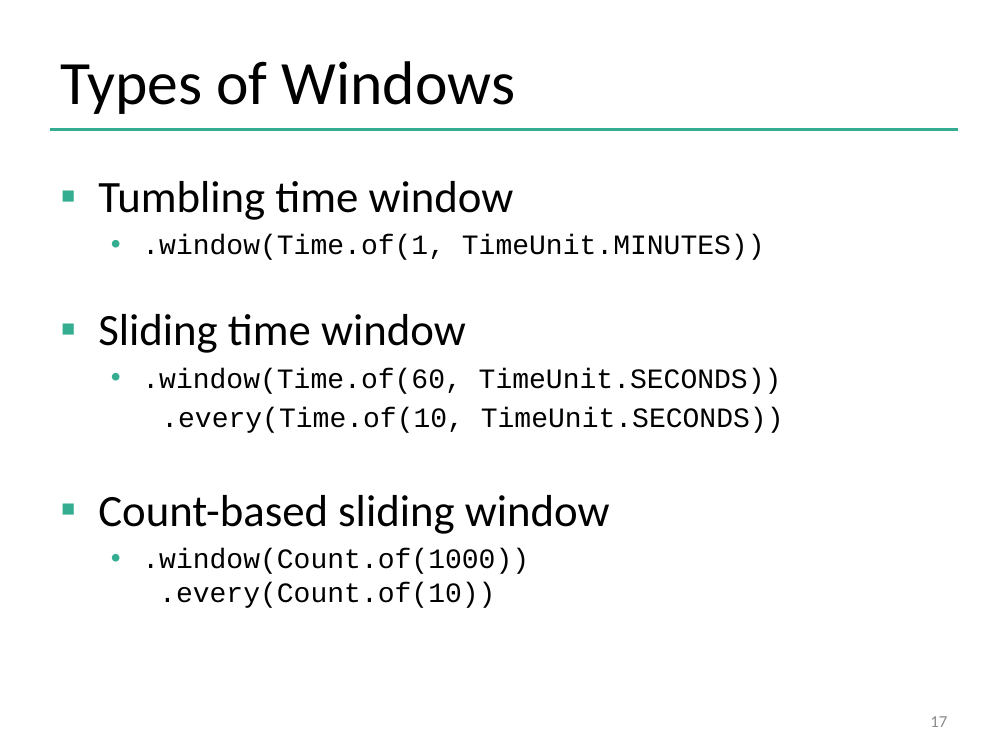
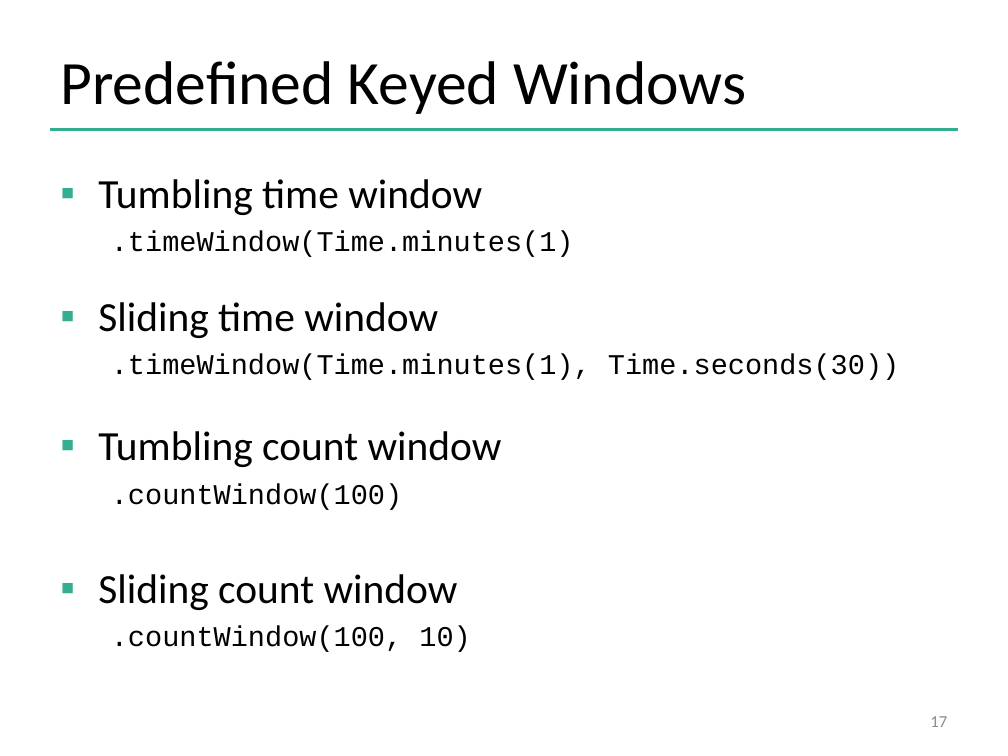
Before and after one commit to dataArtisans/flink-training-web, a slide deck: slide 17 of slides/flink_stream_advanced.pptx. Drawn at 1008x756 pixels with LibreOffice and Linux fonts; fonts in the diff are those of the drawing; background and template pictures are left out. Boxes give left, top, right and bottom in pixels: in the first picture for what was removed or moved away, otherwise in the second. Text is boxed around its words. In the diff, an @@ line names an element or a change of style, - is before the commit and + after.

```diff
--- a/slides/flink_stream_advanced.pptx
+++ b/slides/flink_stream_advanced.pptx
@@ title at (60, 61, 746, 114): text changed @@
-Types of Windows
+Predefined Keyed Windows
@@ text at (98, 179, 482, 338): size 32 to 29.6 pt in "Tumbling time window", "Sliding time window" @@
@@ text at (111, 231, 574, 257): text changed; size 20 to 20.4 pt @@
-  • .window(Time.of(1, TimeUnit.MINUTES))
+  .timeWindow(Time.minutes(1)
@@ text at (98, 353, 899, 652): text changed; size 20 to 20.4 pt @@
-  • .window(Time.of(60, TimeUnit.SECONDS))
-  .every(Time.of(10, TimeUnit.SECONDS))
-▪ Count-based sliding window
-  • .window(Count.of(1000))
-    .every(Count.of(10))
+  .timeWindow(Time.minutes(1), Time.seconds(30))
+▪ Tumbling count window
+  .countWindow(100)
+▪ Sliding count window
+  .countWindow(100, 10)
```
Also in this commit, not shown: 20 other slides changed, 2 slides added, 6 slides removed, 26 other files.
